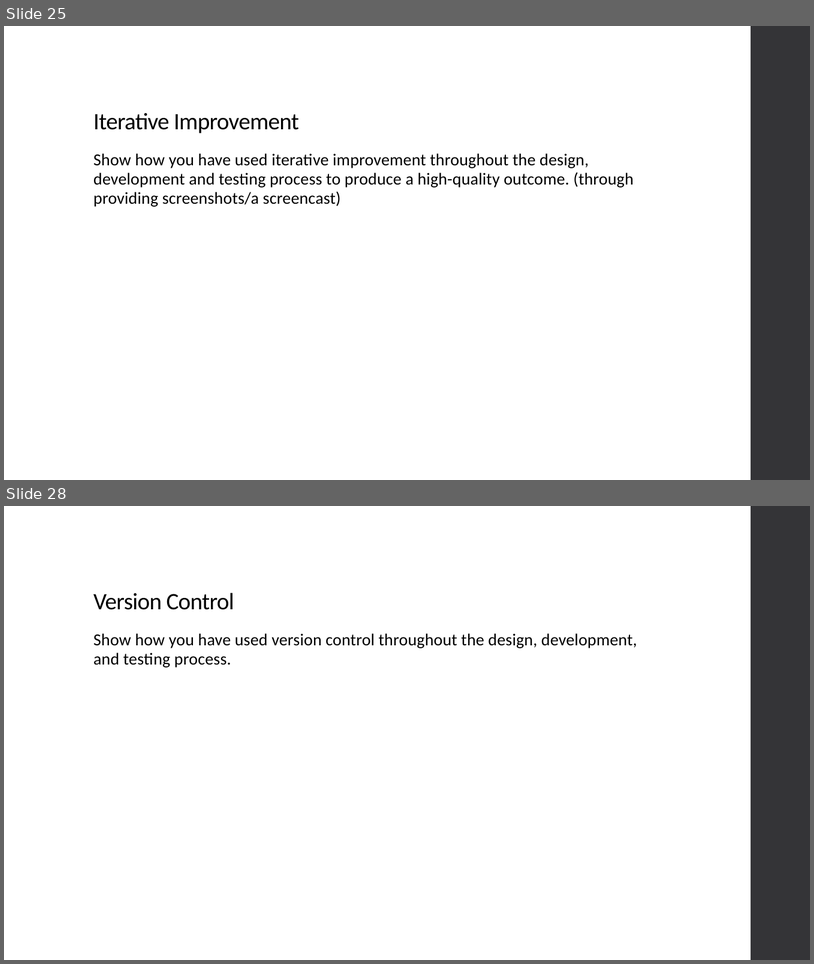
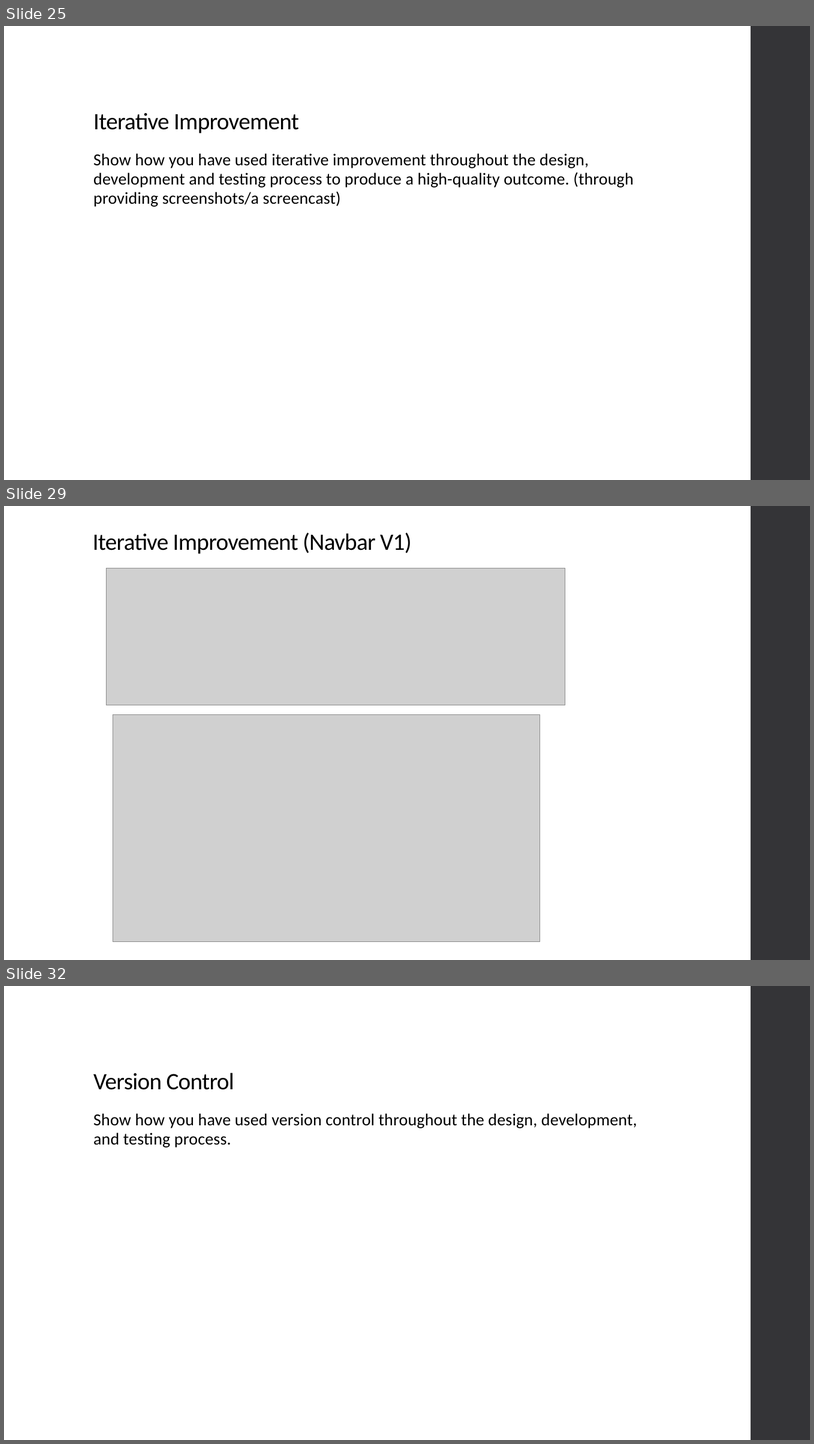
Before and after one commit to niuqaoJ-life/jollibee-fanpage, a slide deck: AS91903_91906_Evidence_Joaquin_Badenas.pptx. Shown one above the other, each under a label of ours: slides 25 and 28 before the commit, slides 25, 29 and 32 after it; the slides between them are not shown. The pictures are 814x964 and 814x1444 pixels, drawn with LibreOffice and Linux fonts; fonts in the diff are those of the drawing; grey boxes stand for pictures. Boxes give left, top, right and bottom in pixels: in the first picture for what was removed or moved away, otherwise in the second. Text is boxed around its words. In the diff, an @@ line names an element or a change of style, - is before the commit and + after.

```diff
--- a/AS91903_91906_Evidence_Joaquin_Badenas.pptx
+++ b/AS91903_91906_Evidence_Joaquin_Badenas.pptx
@@ slide 29 added at [4, 506, 810, 960], background #FFFFFF; not listed: 1 template element that a slide beside it also shows @@
@@ title added at [93, 532, 412, 554], 28 pt, text #000000 @@
+Iterative Improvement (Navbar V1)
@@ picture added at [106, 568, 566, 705] @@
@@ picture added at [113, 715, 540, 942] @@
@@ what was slide 28 is now slide 32 @@
```
Also in this commit, not shown: 2 slides changed, 3 other slides added, 18 other files.
